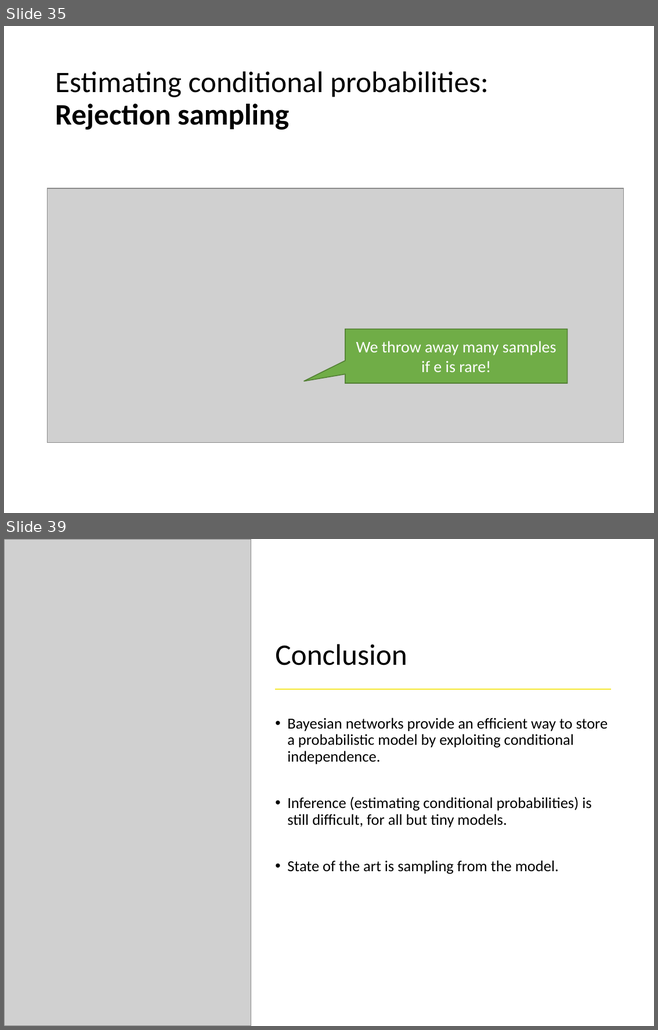
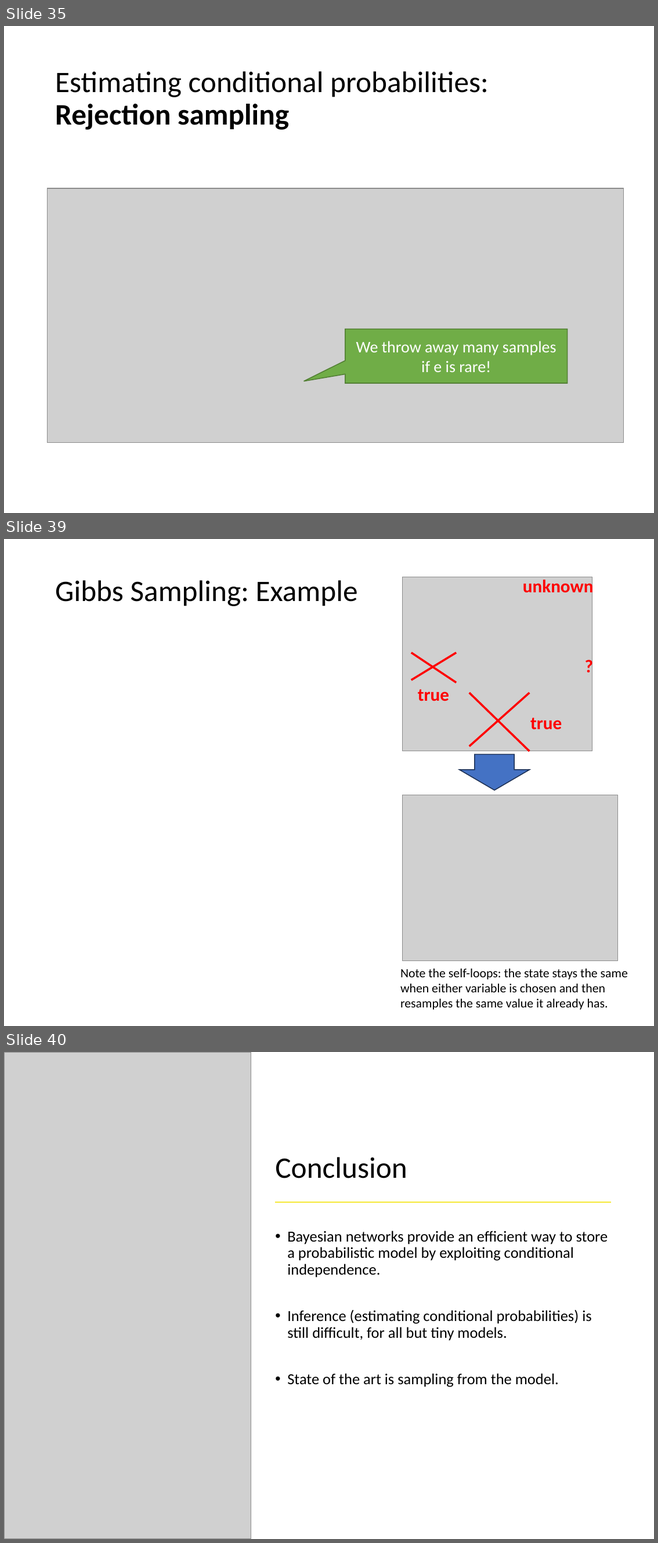
Before and after one commit to mhahsler/CS7320-AI, a slide deck: slides/13_bayes_nets.pptx. Shown one above the other, each under a label of ours: slides 35 and 39 before the commit, slides 35, 39 and 40 after it; the slides between them are not shown. The pictures are 658x1030 and 658x1543 pixels, drawn with LibreOffice and Linux fonts; fonts in the diff are those of the drawing; grey boxes stand for pictures. Boxes give left, top, right and bottom in pixels: in the first picture for what was removed or moved away, otherwise in the second. Text is boxed around its words. In the diff, an @@ line names an element or a change of style, - is before the commit and + after.

Commit message:
added Gibbs sampling.

```diff
--- a/slides/13_bayes_nets.pptx
+++ b/slides/13_bayes_nets.pptx
@@ slide 39 added at (4,539,654,1026), background #FFFFFF @@
@@ title added at (55,580,358,606), 33 pt, text #000000 @@
+Gibbs Sampling: Example
@@ picture added at (402,577,592,751) @@
@@ text added at (523,577,593,597), 20 pt, text #FF0000, bold @@
+unknown
@@ line added from (411, 680) to (456, 653), #FF0000 2.25 pt @@
@@ line added from (411, 653) to (456, 683), #FF0000 2.25 pt @@
@@ text added at (578,652,599,680), 20 pt, text #FF0000, bold @@
+?
@@ text added at (418,689,449,701), 20 pt, text #FF0000, bold @@
+true
@@ line added from (469, 746) to (529, 693), #FF0000 2.25 pt @@
@@ line added from (469, 693) to (529, 751), #FF0000 2.25 pt @@
@@ text added at (530,718,561,730), 20 pt, text #FF0000, bold @@
+true
@@ down arrow added at (459,755,529,790), fill #4472C4, outline #1E3256 1 pt @@
@@ picture added at (402,795,617,961) @@
@@ text added at (400,969,628,1010), 14 pt, text #000000 @@
+Note the self-loops: the state stays the same when either variable is chosen and then resamples the same value it already has.
@@ what was slide 39 is now slide 40 @@
```
Also in this commit, not shown: 6 slides changed, 1 other file.
